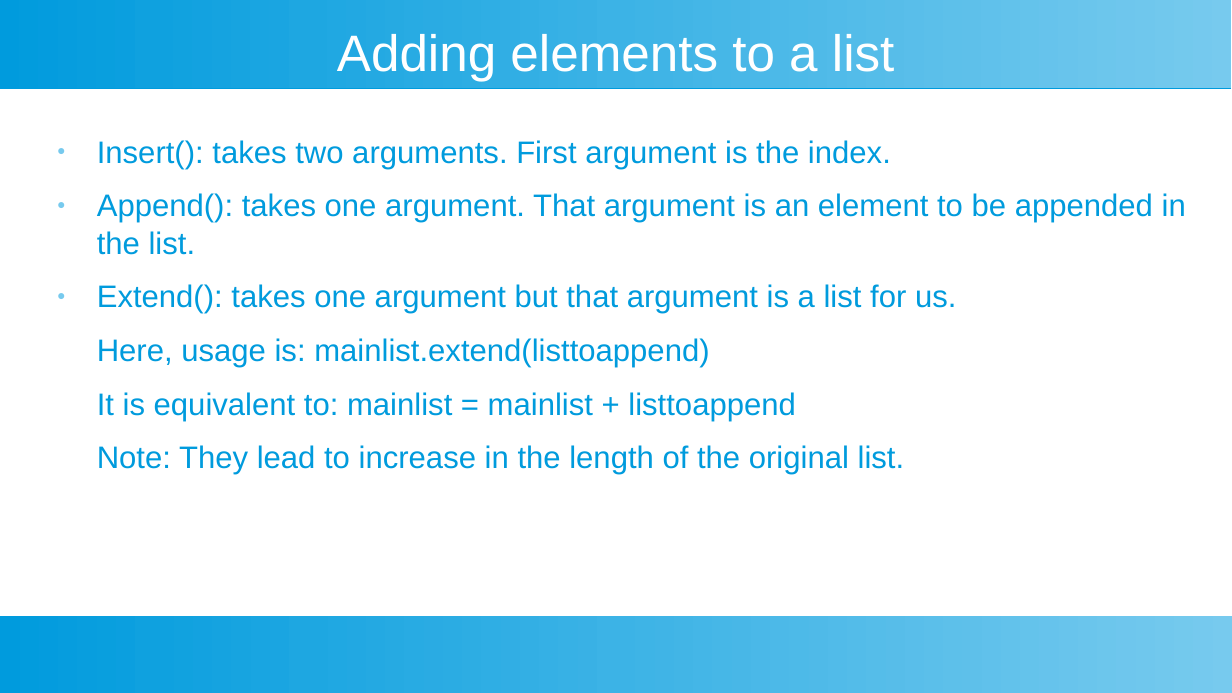
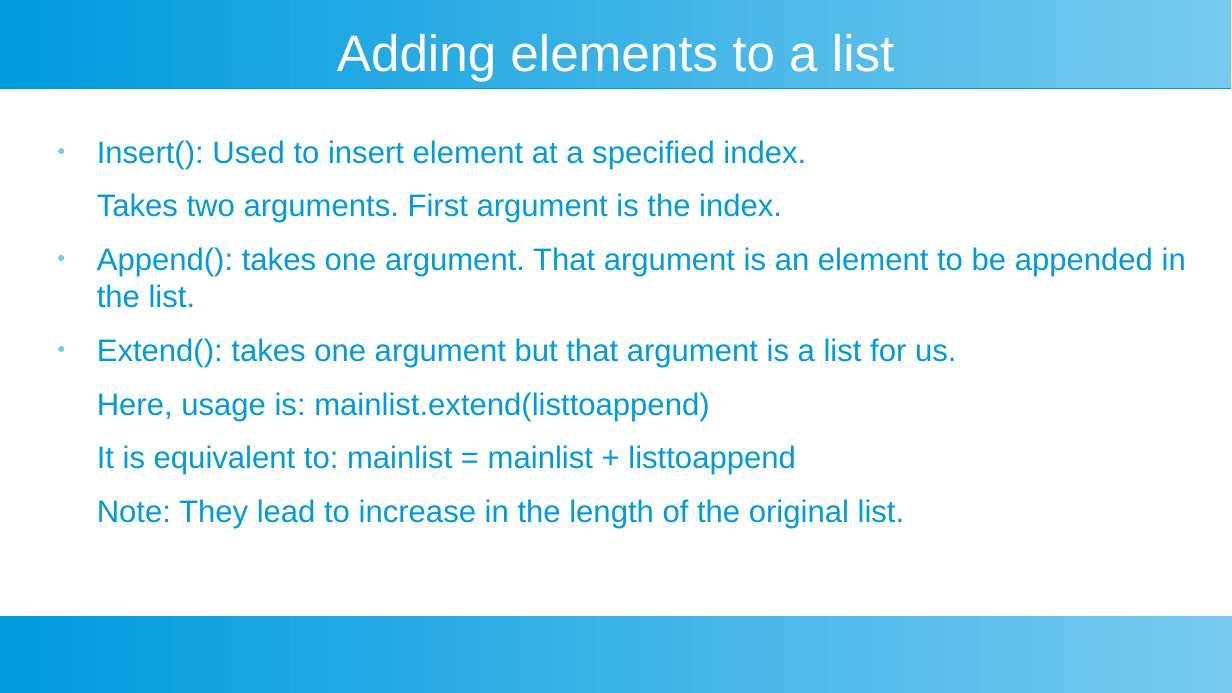
Before and after one commit to ashishjain1547/public_lessons_in_python, a slide deck: slide 14 of Ch 8 - Lists/List.odp (slide 10 before the commit). Drawn at 1232x693 pixels with LibreOffice and Linux fonts; fonts in the diff are those of the drawing. Boxes give left, top, right and bottom in pixels: in the first picture for what was removed or moved away, otherwise in the second. Text is boxed around its words. In the diff, an @@ line names an element or a change of style, - is before the commit and + after.

```diff
--- a/Ch 8 - Lists/List.odp
+++ b/Ch 8 - Lists/List.odp
@@ text at [97, 140, 806, 223]: text changed @@
-● Insert(): takes two arguments. First argument is the index.
+● Insert(): Used to insert element at a specified index.
+Takes two arguments. First argument is the index.
```
Also in this commit, not shown: 5 other slides changed, 10 slides added, 20 other files.
